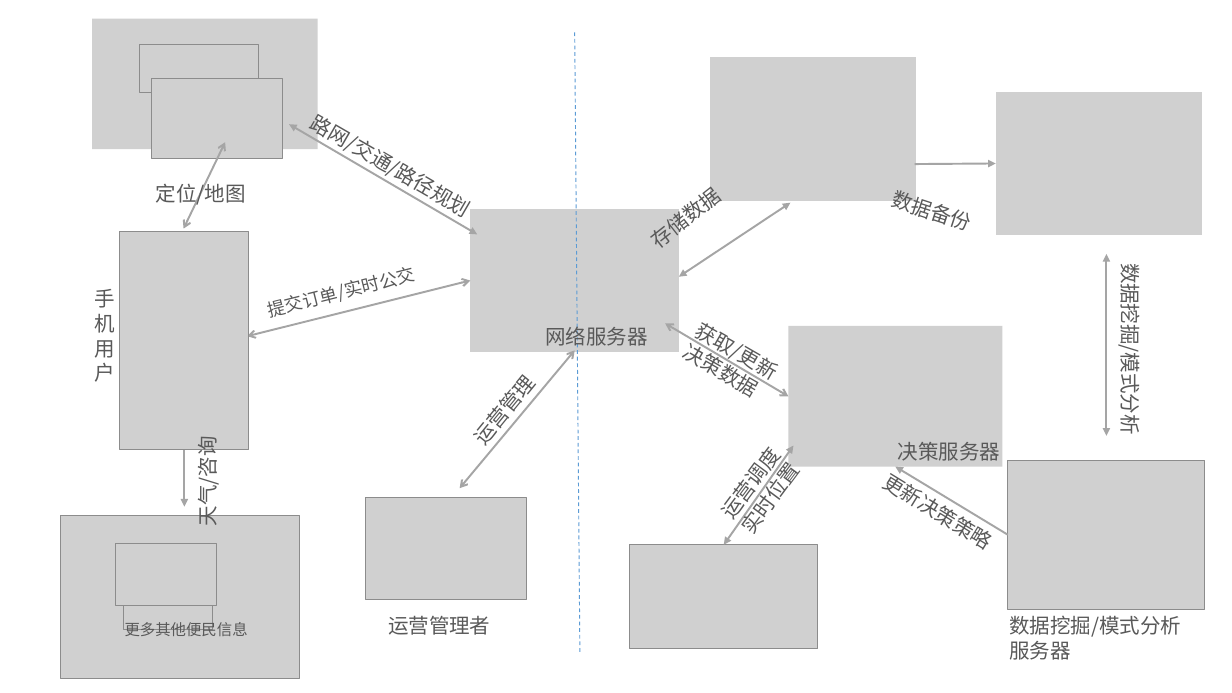
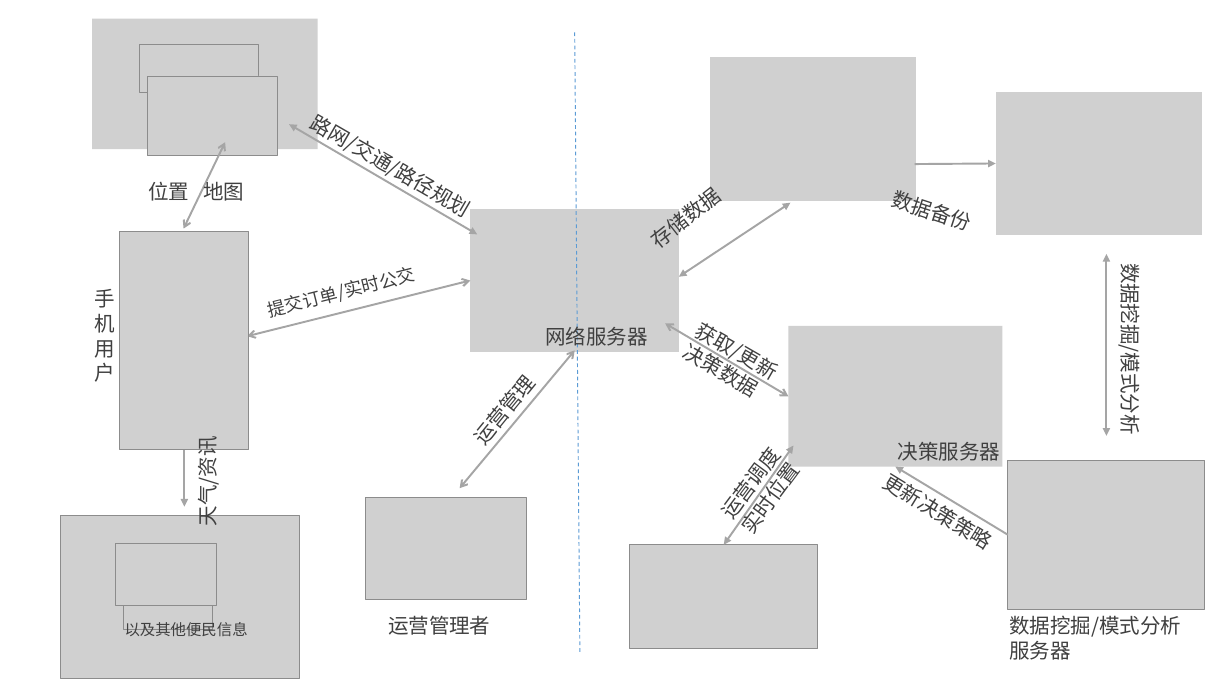
Before and after one commit to Warden-Thresh/Comp, a slide deck: slide 1 of 项目文件/系统结构图.pptx. Drawn at 1232x693 pixels with LibreOffice and Linux fonts; fonts in the diff are those of the drawing; grey boxes stand for pictures. Boxes give left, top, right and bottom in pixels: in the first picture for what was removed or moved away, otherwise in the second. Text is boxed around its words. In the diff, an @@ line names an element or a change of style, - is before the commit and + after.

```diff
--- a/项目文件/系统结构图.pptx
+++ b/项目文件/系统结构图.pptx
@@ picture moved from (x1=152, y1=79, x2=282, y2=158) to (x1=147, y1=76, x2=277, y2=155) @@
@@ text at (x1=148, y1=179, x2=244, y2=201): text changed; text colour #595959 to #404040 @@
-定位/地图
+位置 地图
@@ text at (x1=192, y1=445, x2=222, y2=523): text changed; text colour #595959 to #404040 @@
-天气/咨询
+天气/资讯
@@ text colour #595959 to #404040 in 14 elements at (x1=95, y1=289, x2=116, y2=382), (x1=388, y1=615, x2=490, y2=635), (x1=545, y1=324, x2=647, y2=348), (x1=309, y1=106, x2=465, y2=212), (x1=269, y1=283, x2=346, y2=318), (x1=717, y1=357, x2=753, y2=392), (x1=461, y1=384, x2=529, y2=446), (x1=881, y1=465, x2=986, y2=545), (x1=891, y1=185, x2=968, y2=230), (x1=1117, y1=280, x2=1147, y2=430), (x1=1009, y1=615, x2=1181, y2=660), (x1=690, y1=203, x2=772, y2=375), (x1=898, y1=442, x2=1000, y2=461), (x1=709, y1=471, x2=795, y2=520) @@
@@ text at (x1=125, y1=619, x2=248, y2=636): text changed; text colour #595959 to #404040 @@
-更多其他便民信息
+以及其他便民信息
```
Also in this commit, not shown: 29 other files.
